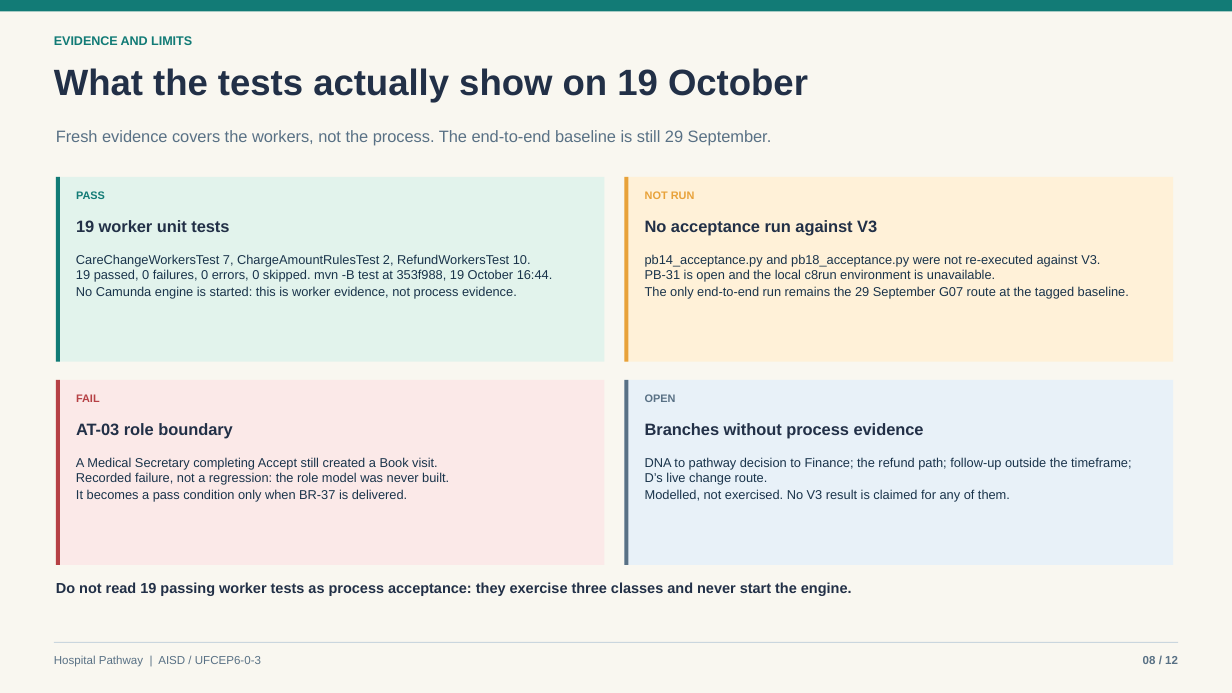
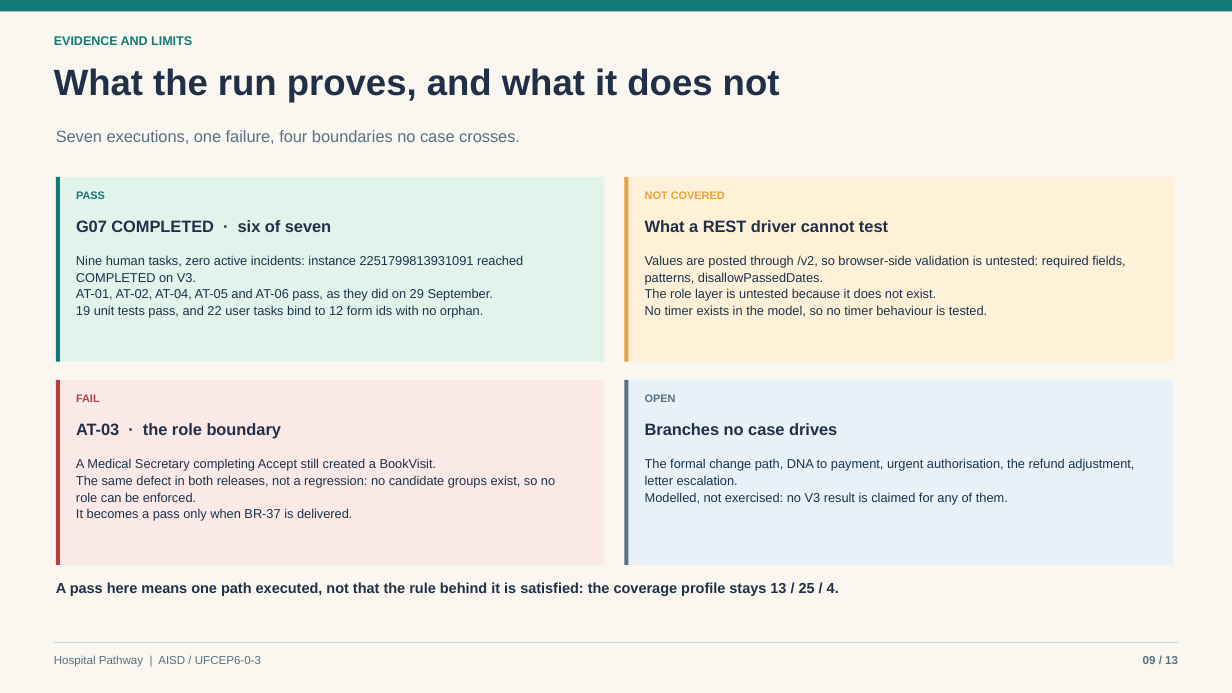
Before and after one commit to Estrella6066773/HW_AISD, a slide deck: slide 9 of submissions/AISD/AISD_Presentation_2026-10-19.pptx (slide 8 before the commit). Drawn at 1232x693 pixels with LibreOffice and Linux fonts; fonts in the diff are those of the drawing. Boxes give left, top, right and bottom in pixels: in the first picture for what was removed or moved away, otherwise in the second. Text is boxed around its words. In the diff, an @@ line names an element or a change of style, - is before the commit and + after.

```diff
--- a/submissions/AISD/AISD_Presentation_2026-10-19.pptx
+++ b/submissions/AISD/AISD_Presentation_2026-10-19.pptx
@@ text at [54,68,780,103]: text changed @@
-What the tests actually show on 19 October
+What the run proves, and what it does not
@@ text at [56,130,520,144]: text changed @@
-Fresh evidence covers the workers, not the process. The end-to-end baseline is still 29 September.
+Seven executions, one failure, four boundaries no case crosses.
@@ text at [645,191,725,199]: text changed @@
-NOT RUN
+NOT COVERED
@@ text at [76,220,331,232]: text changed @@
-19 worker unit tests
+G07 COMPLETED · six of seven
@@ text at [645,220,888,232]: text changed @@
-No acceptance run against V3
+What a REST driver cannot test
@@ text at [76,255,523,318]: text changed @@
-CareChangeWorkersTest 7, ChargeAmountRulesTest 2, RefundWorkersTest 10.
-19 passed, 0 failures, 0 errors, 0 skipped. mvn -B test at 353f988, 19 October 16:44.
-No Camunda engine is started: this is worker evidence, not process evidence.
+Nine human tasks, zero active incidents: instance 2251799813931091 reached COMPLETED on V3.
+AT-01, AT-02, AT-04, AT-05 and AT-06 pass, as they did on 29 September.
+19 unit tests pass, and 22 user tasks bind to 12 form ids with no orphan.
@@ text at [645,255,1125,317]: text changed @@
-pb14_acceptance.py and pb18_acceptance.py were not re-executed against V3.
-PB-31 is open and the local c8run environment is unavailable.
-The only end-to-end run remains the 29 September G07 route at the tagged baseline.
+Values are posted through /v2, so browser-side validation is untested: required fields, patterns, disallowPassedDates.
+The role layer is untested because it does not exist.
+No timer exists in the model, so no timer behaviour is tested.
@@ text at [76,423,281,439]: text changed @@
-AT-03 role boundary
+AT-03 · the role boundary
@@ text at [645,423,837,435]: text changed @@
-Branches without process evidence
+Branches no case drives
@@ text at [76,458,555,521]: text changed @@
-A Medical Secretary completing Accept still created a Book visit.
-Recorded failure, not a regression: the role model was never built.
-It becomes a pass condition only when BR-37 is delivered.
+A Medical Secretary completing Accept still created a BookVisit.
+The same defect in both releases, not a regression: no candidate groups exist, so no role can be enforced.
+It becomes a pass only when BR-37 is delivered.
@@ text at [645,458,1134,504]: text changed @@
-DNA to pathway decision to Finance; the refund path; follow-up outside the timeframe; D’s live change route.
-Modelled, not exercised. No V3 result is claimed for any of them.
+The formal change path, DNA to payment, urgent authorisation, the refund adjustment, letter escalation.
+Modelled, not exercised: no V3 result is claimed for any of them.
@@ text at [56,582,839,596]: text changed @@
-Do not read 19 passing worker tests as process acceptance: they exercise three classes and never start the engine.
+A pass here means one path executed, not that the rule behind it is satisfied: the coverage profile stays 13 / 25 / 4.
```
Also in this commit, not shown: 11 other slides changed, 1 slide added, 3 other files.
